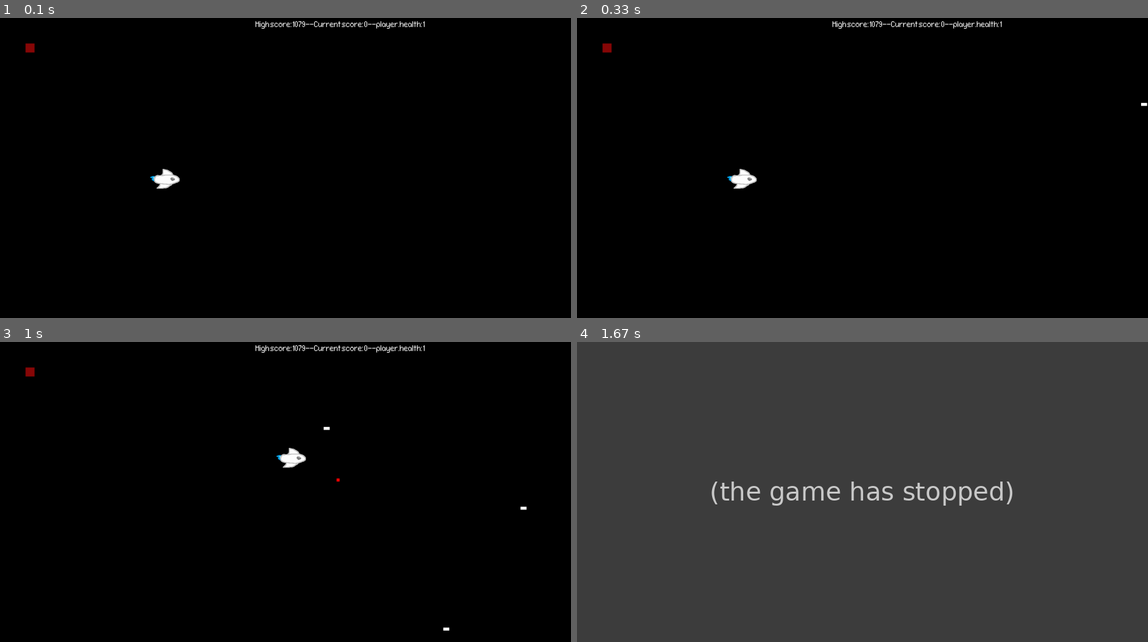
Above: before the commit, frames 1-4 (two rows, left to right).
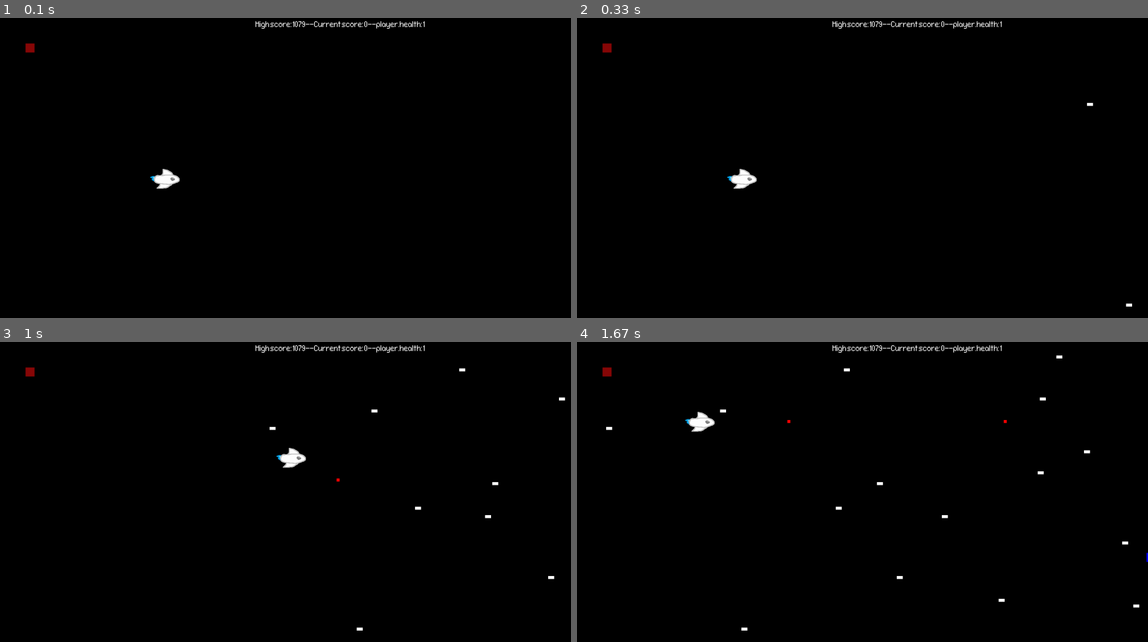
Above: after the commit, the same moments.

Repository: freshJester/pygame-prototypes
Game: pygame game, started from space_game_ver2_with_armor.py
Two runs of this game, one before a commit and one after it. Both use one fixed random seed, a clock stepped at 60 frames per second and the inputs below.
Inputs:
- Up to frame 1 (0.1 s): no input
- Up to frame 2 (0.33 s): no input
- Up to frame 3 (1 s): hold D 0.33-0.8 s; hold W from 0.83 s (still down); tap Space at 0.9 s
- Up to frame 4 (1.67 s): release W at 1.13 s; hold A 1.17-1.63 s; tap Space at 1.23, 1.53 s

Frame 1 is identical in both runs. In frame 2, less than 0.1% of the frame differs, in the area x 89-100%, y 28-97%; in frame 3, 0.2%; in frame 4, 100%, in the area x 0-100%, y 0-100%.
Before the commit the program exited at 1.08 s; later frames show no game.

Commit message:
Fine tune difficulty

Diff:
--- a/space_game_ver2_with_armor.py
+++ b/space_game_ver2_with_armor.py
@@ -192,7 +192,7 @@
     # Create a custom event for adding a new enemy
     ADDENEMY = pygame.USEREVENT + 1
     # pygame.time.set_timer(ADDENEMY, 250)
-    pygame.time.set_timer(ADDENEMY, 250)  # This is the timer for when each enemy gets added
+    pygame.time.set_timer(ADDENEMY, 100)  # This is the timer for when each enemy gets added
 
     # Create a custome event for adding a armor powerup
     ADDARMOR = pygame.USEREVENT + 2
